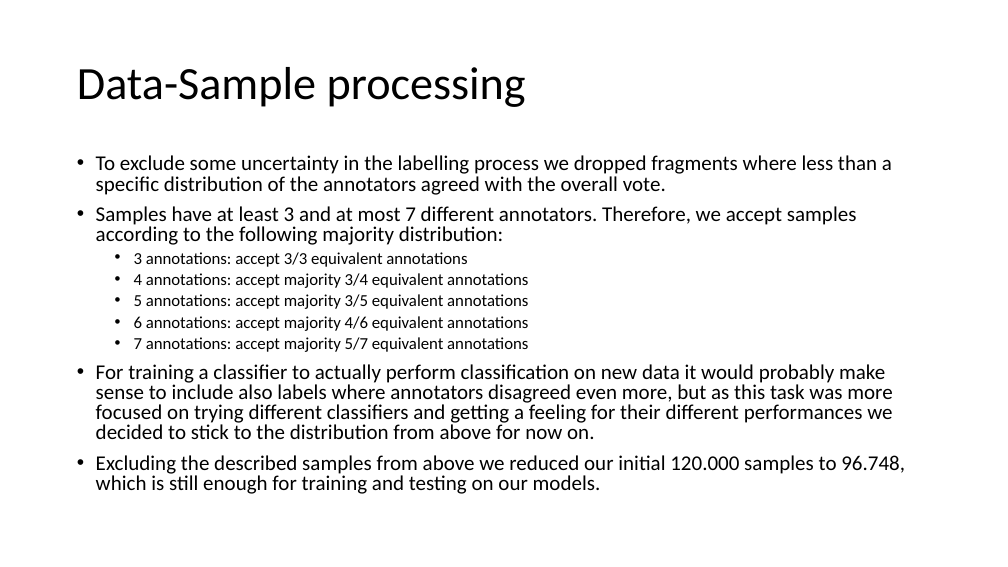
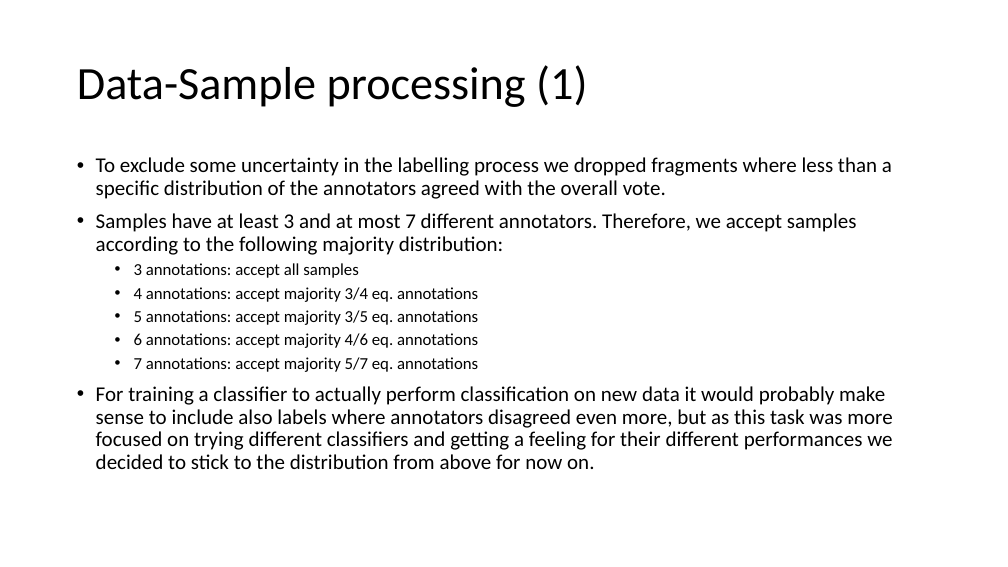
Before and after one commit to sandroassek/SS23_UE_MLPC, a slide deck: slide 4 of Task 3.pptx. Drawn at 1008x567 pixels with LibreOffice and Linux fonts; fonts in the diff are those of the drawing. Boxes give left, top, right and bottom in pixels: in the first picture for what was removed or moved away, otherwise in the second. Text is boxed around its words. In the diff, an @@ line names an element or a change of style, - is before the commit and + after.

```diff
--- a/Task 3.pptx
+++ b/Task 3.pptx
@@ title at bbox=[77, 65, 587, 107]: text changed @@
-Data-Sample processing
+Data-Sample processing (1)
@@ text at bbox=[96, 157, 892, 469]: line spacing 0.8 to 0.9 @@
@@ text at bbox=[134, 263, 478, 372]: text changed @@
-  • 3 annotations: accept 3/3 equivalent annotations
-  • 4 annotations: accept majority 3/4 equivalent annotations
-  • 5 annotations: accept majority 3/5 equivalent annotations
-  • 6 annotations: accept majority 4/6 equivalent annotations
-  • 7 annotations: accept majority 5/7 equivalent annotations
+  • 3 annotations: accept all samples
+  • 4 annotations: accept majority 3/4 eq. annotations
+  • 5 annotations: accept majority 3/5 eq. annotations
+  • 6 annotations: accept majority 4/6 eq. annotations
+  • 7 annotations: accept majority 5/7 eq. annotations
@@ text at bbox=[96, 455, 905, 494]: paragraph removed @@
-• Excluding the described samples from above we reduced our initial 120.000 samples to 96.748, which is still enough for training and testing on our models.
```
Also in this commit, not shown: 1 slide added.
